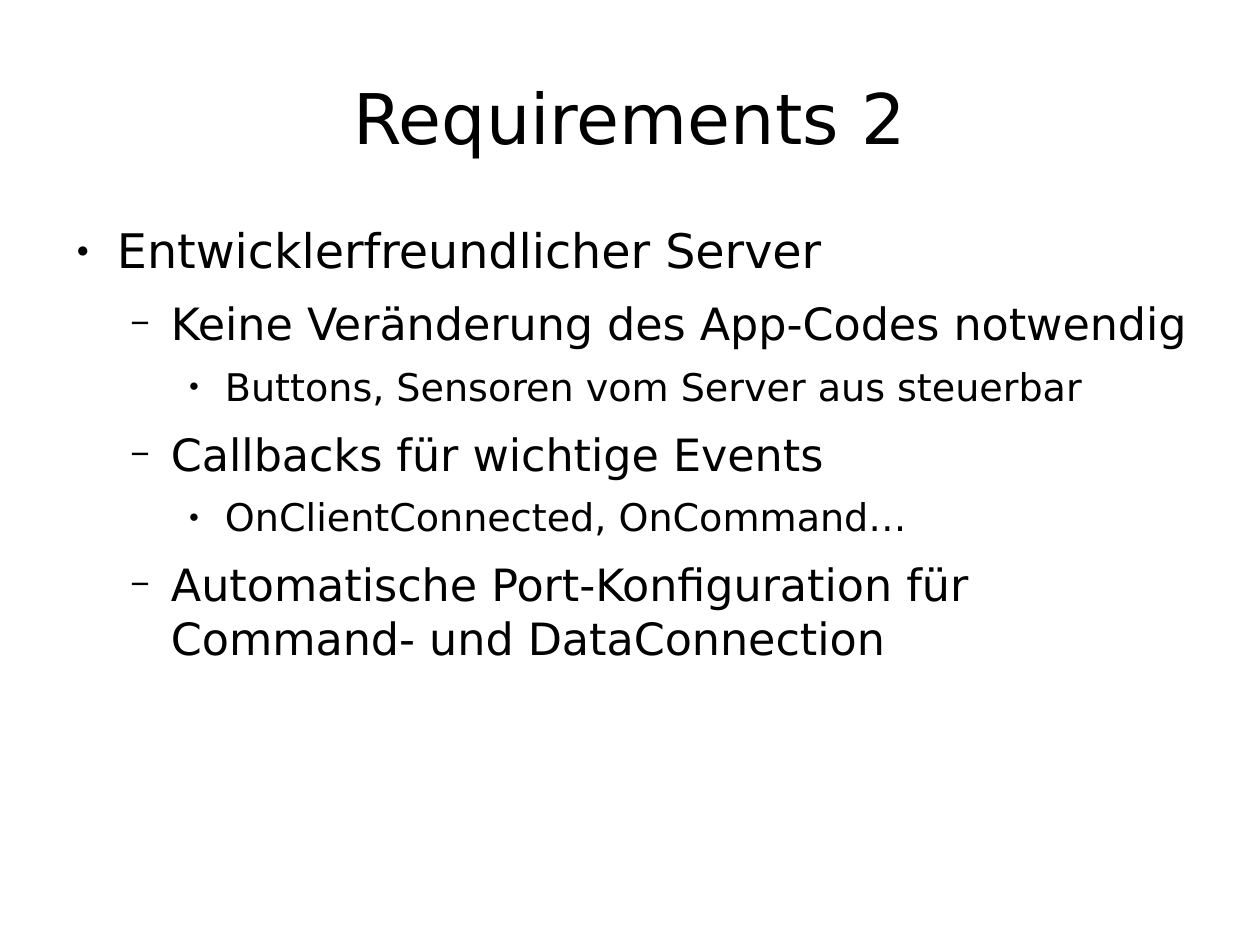
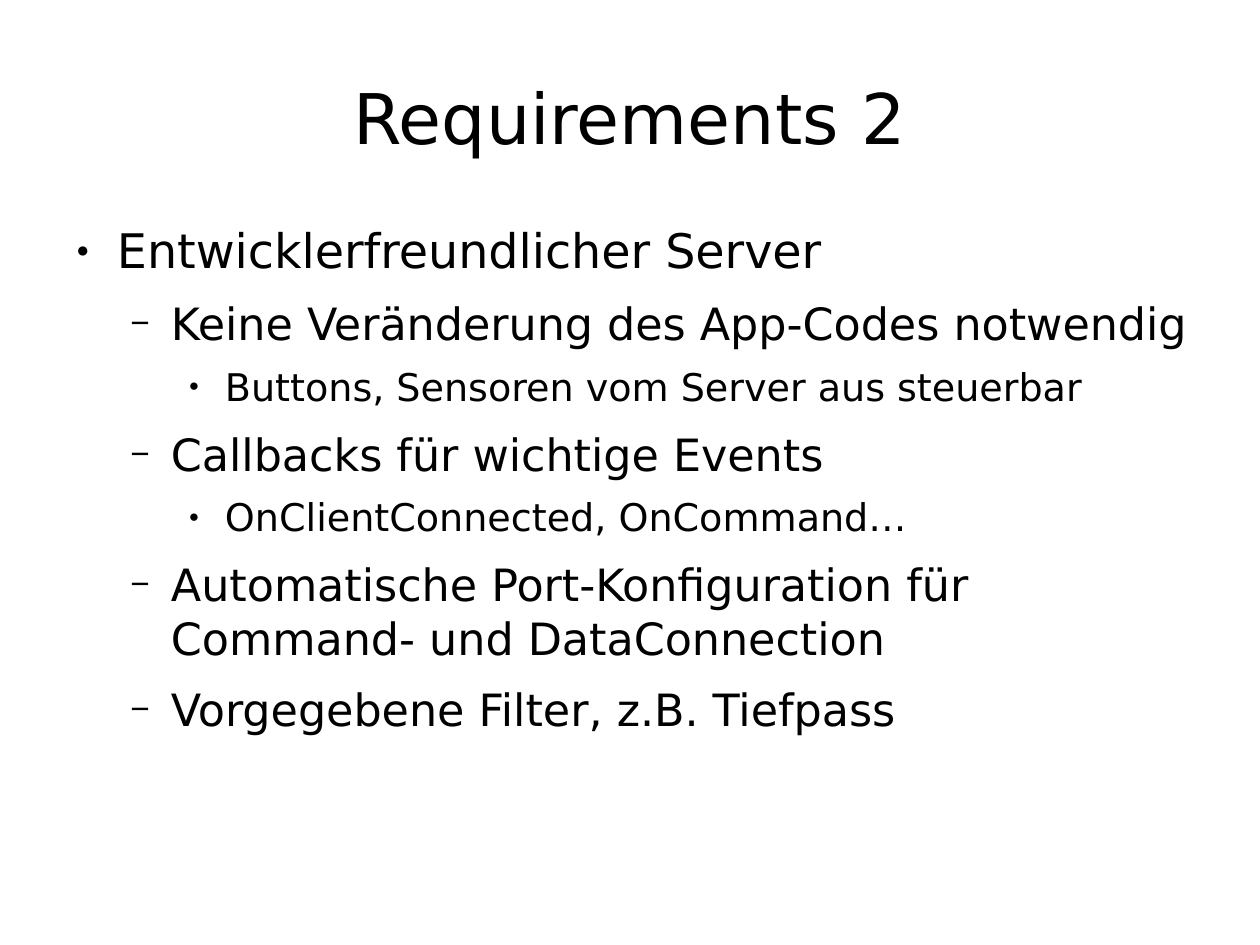
Before and after one commit to enra64/psychic-giggle, a slide deck: slide 5 of zwischenstand anfang dezember.odp. Drawn at 1260x945 pixels with LibreOffice and Linux fonts; fonts in the diff are those of the drawing. Boxes give left, top, right and bottom in pixels: in the first picture for what was removed or moved away, otherwise in the second. Text is boxed around its words. In the diff, an @@ line names an element or a change of style, - is before the commit and + after.

```diff
--- a/zwischenstand anfang dezember.odp
+++ b/zwischenstand anfang dezember.odp
@@ text at box(171, 692, 896, 736): paragraph added @@
+  − Vorgegebene Filter, z.B. Tiefpass
```
Also in this commit, not shown: 6 other slides changed, 6 slides added, 1 slide removed, 1 other file.
